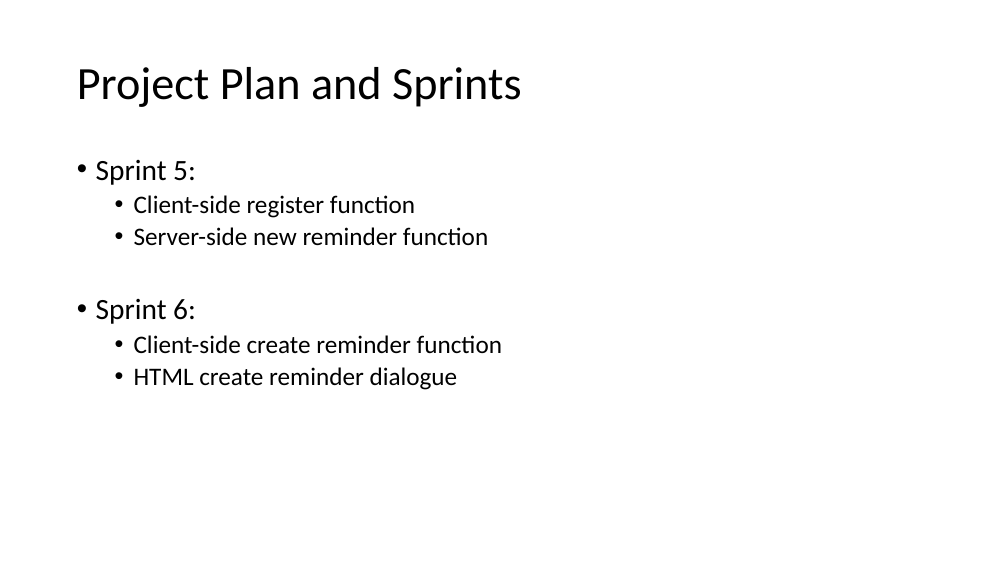
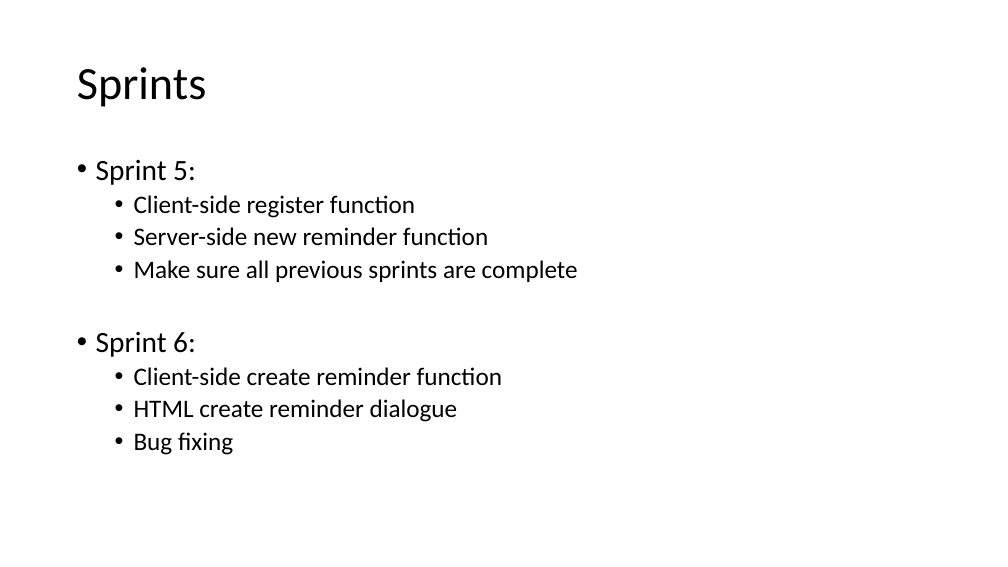
Before and after one commit to LukaWG/COMP1004, a slide deck: slide 4 of Documents/Presentation.pptx. Drawn at 1008x567 pixels with LibreOffice and Linux fonts; fonts in the diff are those of the drawing. Boxes give left, top, right and bottom in pixels: in the first picture for what was removed or moved away, otherwise in the second. Text is boxed around its words. In the diff, an @@ line names an element or a change of style, - is before the commit and + after.

```diff
--- a/Documents/Presentation.pptx
+++ b/Documents/Presentation.pptx
@@ title at (77, 67, 206, 107): text changed @@
-Project Plan and Sprints
+Sprints
@@ text at (134, 260, 578, 282): paragraph added @@
+  • Make sure all previous sprints are complete
@@ text at (134, 432, 233, 455): paragraph added @@
+  • Bug fixing
```
Also in this commit, not shown: 3 other slides changed.
